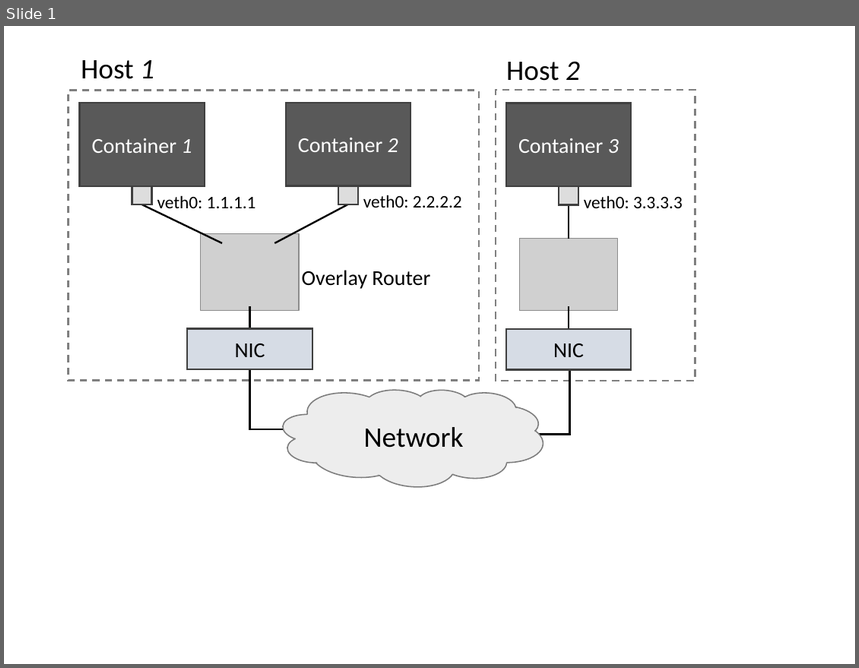
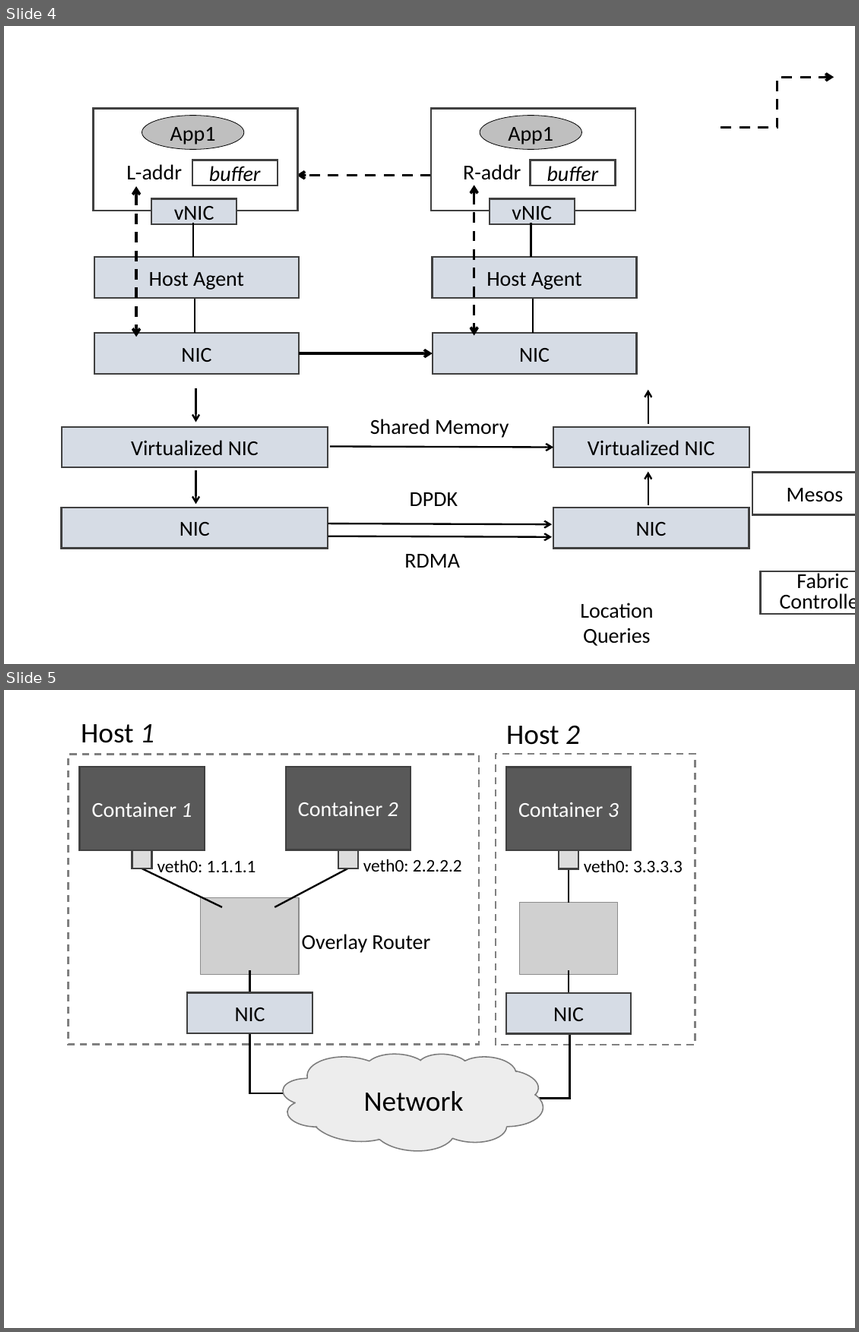
Before and after one commit to lampson0505/freeflow-hotnets16, a slide deck: figures/figures.pptx. Shown one above the other, each under a label of ours: slide 1 before the commit, slides 4 and 5 after it. The pictures are 859x668 and 859x1332 pixels, drawn with LibreOffice and Linux fonts; fonts in the diff are those of the drawing; grey boxes stand for pictures. Boxes give left, top, right and bottom in pixels: in the first picture for what was removed or moved away, otherwise in the second. Text is boxed around its words. In the diff, an @@ line names an element or a change of style, - is before the commit and + after.

```diff
--- a/figures/figures.pptx
+++ b/figures/figures.pptx
@@ slide 4 added at box(4, 26, 855, 664), background #FFFFFF @@
@@ elbow arrow added from (721, 127) to (834, 77), #000000 2.25 pt dashed @@
@@ arrow added from (431, 175) to (297, 175), #000000 2.25 pt dashed @@
@@ double arrow added from (474, 185) to (474, 336), #000000 2.25 pt dashed @@
@@ double arrow added from (136, 186) to (136, 337), #000000 2.25 pt dashed @@
@@ group added at box(94, 109, 299, 374): 5 rectangles, 2 lines, 1 ellipse, 1 text @@
+vNIC
+Host Agent
+App1
+buffer
+L-addr
+NIC
@@ group added at box(431, 109, 636, 374): 5 rectangles, 2 lines, 1 ellipse, 1 text @@
+vNIC
+Host Agent
+App1
+buffer
+R-addr
+NIC
@@ arrow added from (299, 354) to (432, 354), #000000 2.25 pt @@
@@ arrow added from (196, 389) to (196, 423), #000000 1.5 pt @@
@@ arrow added from (648, 424) to (648, 390), #000000 1.5 pt @@
@@ rectangle added at box(62, 427, 329, 468), fill #D6DCE5, outline #404040 1.5 pt, 18 pt, text #000000 @@
+Virtualized NIC
@@ text added at box(370, 419, 509, 438), 18 pt, text #000000 @@
+Shared Memory
@@ rectangle added at box(554, 427, 750, 468), fill #D6DCE5, outline #404040 1.5 pt, 18 pt, text #000000 @@
+Virtualized NIC
@@ arrow added from (330, 446) to (554, 447), #000000 1.5 pt @@
@@ arrow added from (196, 471) to (196, 504), #000000 1.5 pt @@
@@ arrow added from (648, 506) to (648, 472), #000000 1.5 pt @@
@@ rectangle added at box(752, 472, 855, 515), fill #FFFFFF, outline #404040 1.5 pt, 18 pt, text #000000 @@
+Mesos
@@ text added at box(410, 493, 458, 506), 18 pt, text #000000 @@
+DPDK
@@ rectangle added at box(62, 508, 329, 549), fill #D6DCE5, outline #404040 1.5 pt, 18 pt, text #000000 @@
+NIC
@@ arrow added from (329, 524) to (552, 525), #000000 1.5 pt @@
@@ rectangle added at box(553, 508, 749, 549), fill #D6DCE5, outline #404040 1.5 pt, 18 pt, text #000000 @@
+NIC
@@ arrow added from (329, 537) to (552, 537), #000000 1.5 pt @@
@@ text added at box(405, 554, 459, 568), 18 pt, text #000000 @@
+RDMA
@@ rectangle added at box(761, 572, 855, 614), fill #FFFFFF, outline #404040 1.5 pt, 18 pt, text #000000 @@
+Fabric Controller
@@ text added at box(580, 603, 653, 646), 18 pt, text #000000 @@
+Location Queries
@@ what was slide 1 is now slide 5 @@
```
Also in this commit, not shown: 3 other slides added, 4 other files.
